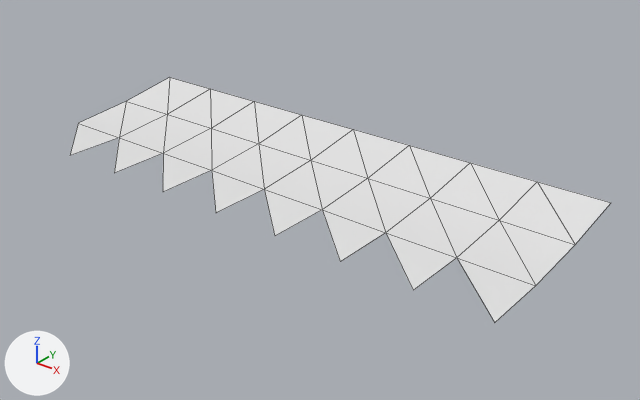
The OBJ model models/areas/fondue_risen/rock_-1_2.obj as it was, and as the next commit left it.
Both versions are drawn from a 50 mm camera at (14.0, -71.6, 16.6) aimed at (-8.5, -43.4, -0.9). Lighting does not change. The marker at lower left points along +X, +Y and +Z. The first picture is the older version. Mesh edges are drawn as thin lines. Where no turn or scale is listed for an object, it has been applied to the vertices. Vertices at exactly the same position are counted once.

Objects in the first picture: 'rock_-1_2'.
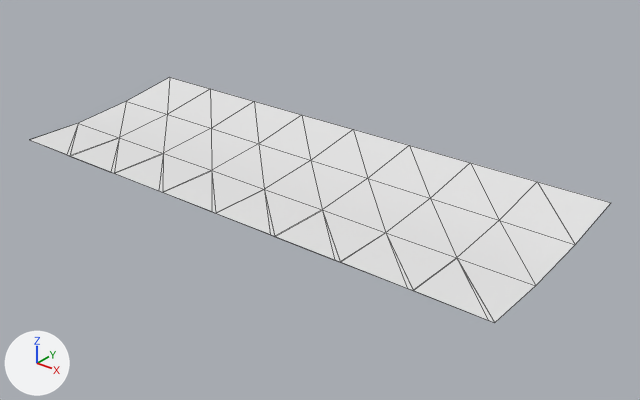
Boxes [x1, y1, x2, y2] around the edits, measured in the pictures (640 x 400 px):
'rock_-1_2', reshaped (7% wider)
    before: [70, 78, 611, 322]
    after: [30, 78, 611, 323]
part 1 of me_rock__1_2, added
    after: [30, 140, 495, 323]
part 2 of me_rock__1_2, added
    after: [30, 123, 494, 322]

The change in detail:
me_rock__1_2 is used by ob_rock__1_2; location (0.0, 0.0, 0.0).
me_rock__1_2 had 35 vertices, 40 faces and spanned x -23.0..3.0, y -48.5..-39.0, z 0.0..0.8.
me_rock__1_2 now has 69 vertices, 72 faces and spans x -23.0..3.0, y -48.5..-39.0, z 0.0..0.8.
me_rock__1_2 part 1: a new loose piece of 25 vertices spanning x -23.0..3.0, y -48.5..-45.5, z 0.0.
Part 2, on me_rock__1_2:
1 vertex is added at (-23.0, -48.5, 0.0).
8 new vertices lie (3.0, -3.0, 0.0) away from vertices in x -23.0..-0.2, y -45.5, z 0.0.
16 new faces join them.
